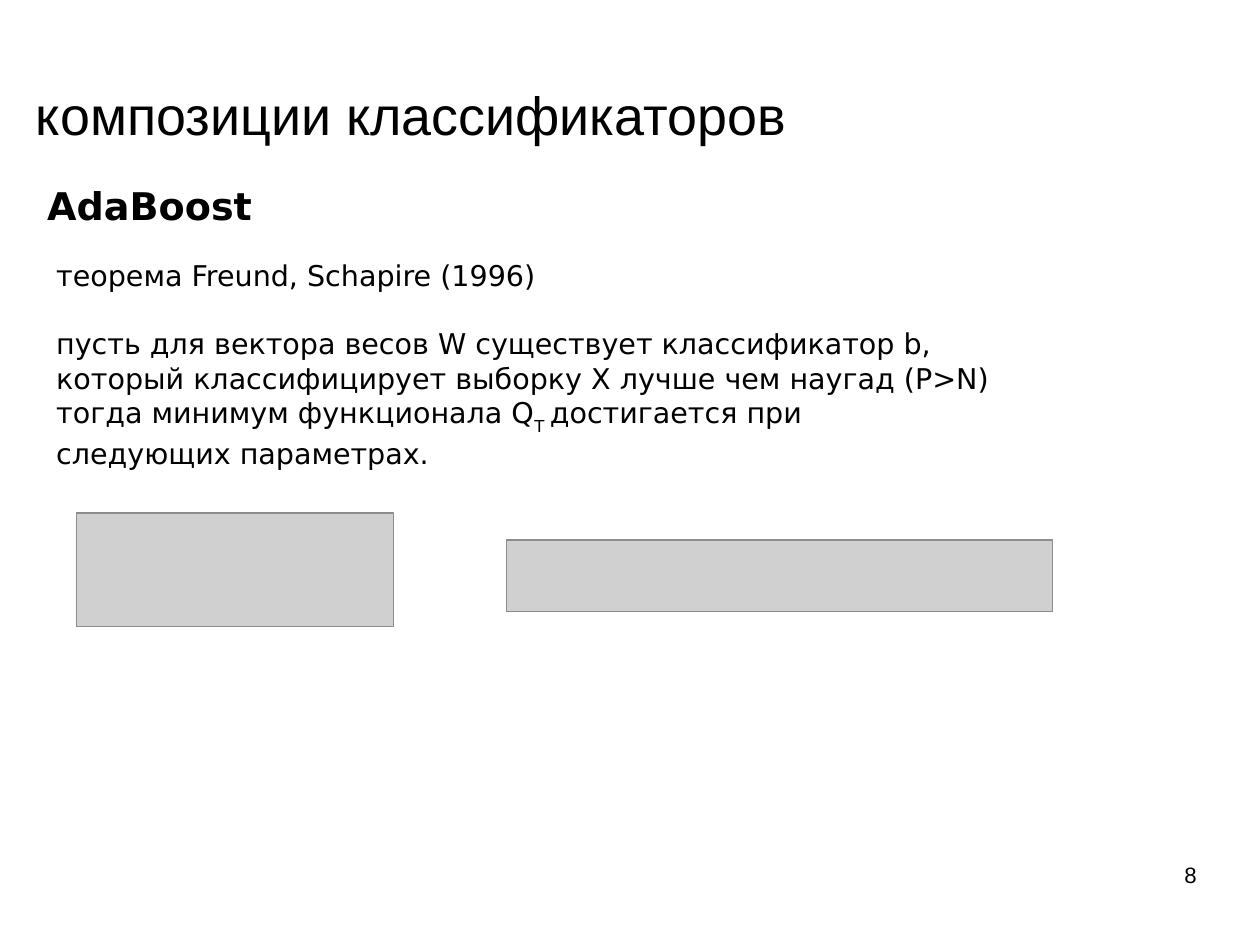
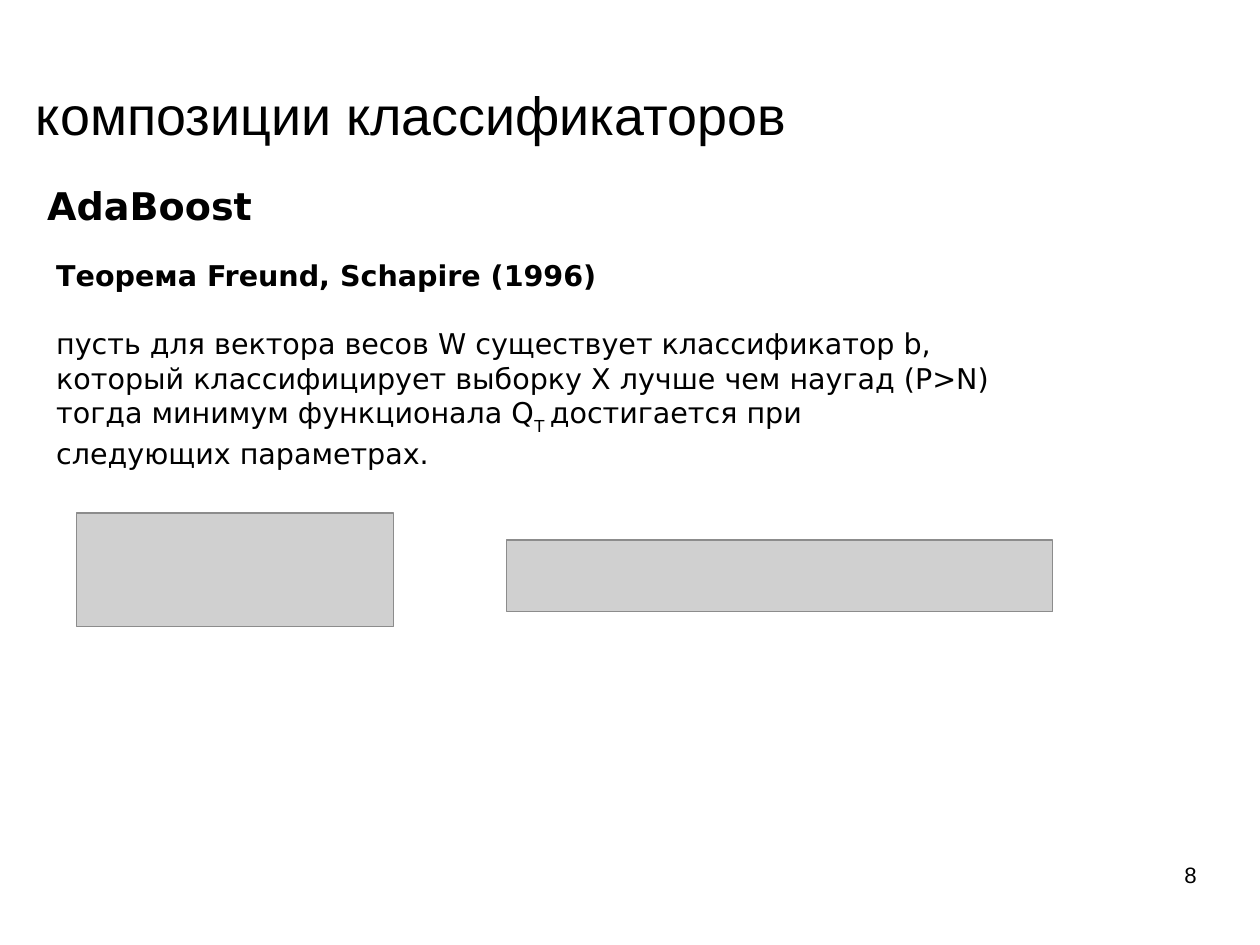
Before and after one commit to mechanoid5/ml_lectorium_legacy, a slide deck: slide 8 of 11-boost.odp. Drawn at 1260x945 pixels with LibreOffice and Linux fonts; fonts in the diff are those of the drawing; grey boxes stand for pictures; background and template pictures are left out. Boxes give left, top, right and bottom in pixels: in the first picture for what was removed or moved away, otherwise in the second. Text is boxed around its words. In the diff, an @@ line names an element or a change of style, - is before the commit and + after.

```diff
--- a/11-boost.odp
+++ b/11-boost.odp
@@ text at box(56, 264, 597, 292): text changed; bold on @@
-теорема Freund, Schapire (1996)
+Tеорема Freund, Schapire (1996)
```
Also in this commit, not shown: 2 other slides changed, 2 slides added, 1 slide removed, 1 other file.
